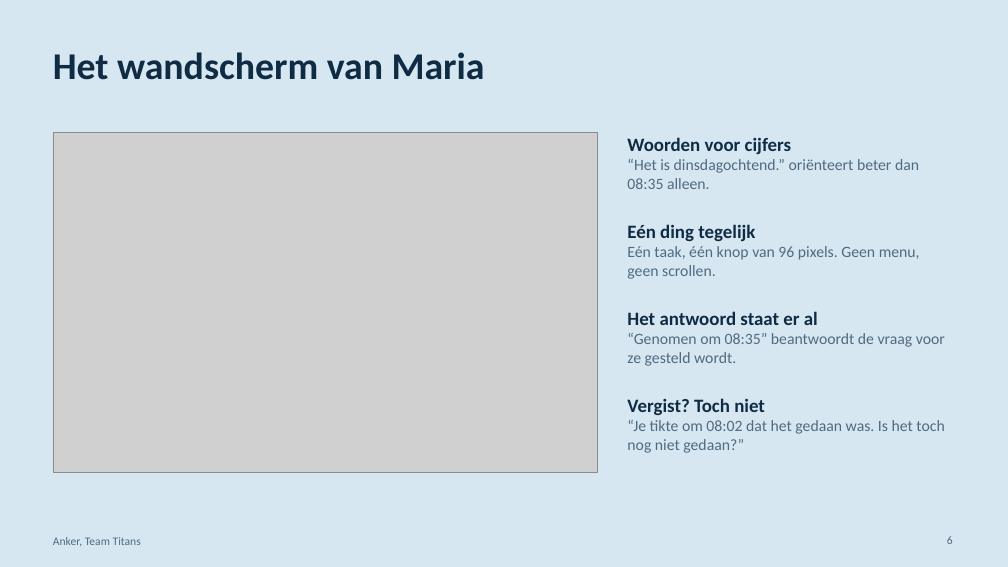
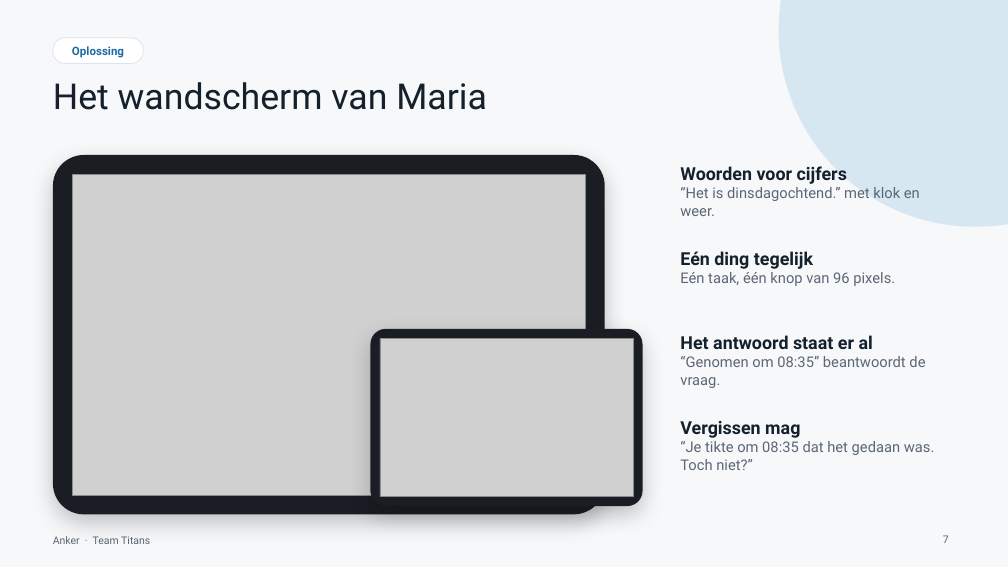
Before and after one commit to sergiuNE/Titans---Hack_The_Future, a slide deck: slide 7 of Documentation/Anker-pitch.pptx (slide 6 before the commit). Drawn at 1008x567 pixels with LibreOffice and Linux fonts; fonts in the diff are those of the drawing; grey boxes stand for pictures. Boxes give left, top, right and bottom in pixels: in the first picture for what was removed or moved away, otherwise in the second. Text is boxed around its words. In the diff, an @@ line names an element or a change of style, - is before the commit and + after.

```diff
--- a/Documentation/Anker-pitch.pptx
+++ b/Documentation/Anker-pitch.pptx
@@ background #D6E7F2 to #F6F8FA @@
@@ ellipse added at box(779, 0, 1008, 227), fill #D6E7F2 @@
@@ rounded rectangle added at box(53, 38, 144, 64), fill #FFFFFF, outline #DCE3EA 0.75 pt, 11 pt, text #1C6AA3, bold @@
+Oplossing
@@ title "Het wandscherm van Maria": place and size @@
-title "Het wandscherm van Maria" at box(53, 52, 485, 80)
+title "Het wandscherm van Maria" at box(53, 82, 487, 110)
@@ title "Het wandscherm van Maria" at box(53, 82, 487, 110): size 36 to 34 pt, font Calibri to Roboto, text colour #0F2C44 to #14202B, bold off @@
@@ rounded rectangle added at box(53, 155, 605, 514), fill #1A1D23 @@
@@ picture: place and size @@
-picture at box(53, 132, 597, 473)
+picture at box(73, 175, 586, 495)
@@ text at box(680, 166, 847, 184): size 18 to 17 pt, font Calibri to Roboto, text colour #0F2C44 to #14202B in "Woorden voor cijfers" @@
@@ text "Woorden voor cijfers": place and size @@
-text "Woorden voor cijfers" at box(627, 137, 919, 189)
+text "Woorden voor cijfers" at box(680, 166, 920, 216)
@@ text at box(680, 187, 920, 216): text changed; size 15 to 14 pt; font Calibri to Roboto; text colour #4F6B80 to #5B6775 @@
-“Het is dinsdagochtend.” oriënteert beter dan 08:35 alleen.
+“Het is dinsdagochtend.” met klok en weer.
@@ text at box(680, 251, 813, 269): size 18 to 17 pt, font Calibri to Roboto, text colour #0F2C44 to #14202B in "Eén ding tegelijk" @@
@@ text "Eén ding tegelijk": place and size @@
-text "Eén ding tegelijk" at box(627, 224, 920, 279)
+text "Eén ding tegelijk" at box(680, 251, 895, 286)
@@ text at box(680, 272, 895, 286): text changed; size 15 to 14 pt; font Calibri to Roboto; text colour #4F6B80 to #5B6775 @@
-Eén taak, één knop van 96 pixels. Geen menu, geen scrollen.
+Eén taak, één knop van 96 pixels.
@@ rounded rectangle added at box(371, 329, 643, 506), fill #1A1D23 @@
@@ picture added at box(380, 339, 634, 497) @@
@@ text at box(680, 356, 925, 388): text changed; size 15 to 14 pt; font Calibri to Roboto; text colour #4F6B80 to #5B6775 @@
-“Genomen om 08:35” beantwoordt de vraag voor ze gesteld wordt.
+“Genomen om 08:35” beantwoordt de vraag.
@@ text at box(680, 335, 873, 349): size 18 to 17 pt, font Calibri to Roboto, text colour #0F2C44 to #14202B in "Het antwoord staat er al" @@
@@ text "Het antwoord staat er al": place and size @@
-text "Het antwoord staat er al" at box(627, 311, 945, 366)
+text "Het antwoord staat er al" at box(680, 335, 925, 388)
@@ text at box(680, 421, 935, 470): text changed; size 15 to 14 pt; font Calibri to Roboto; text colour #4F6B80 to #5B6775 @@
-Vergist? Toch niet
-“Je tikte om 08:02 dat het gedaan was. Is het toch nog niet gedaan?”
+Vergissen mag
+“Je tikte om 08:35 dat het gedaan was. Toch niet?”
@@ text at box(53, 536, 150, 544): text changed; size 11 to 10 pt; font Calibri to Roboto; text colour #4F6B80 to #5B6775 @@
-Anker, Team Titans
+Anker · Team Titans
@@ page number added at box(943, 535, 949, 543), 10 pt, text #5B6775 @@
+7
@@ page number removed at box(947, 536, 953, 544) @@
-6
```
Also in this commit, not shown: 10 other slides changed, 3 slides added, 1 slide removed, 12 other files.
